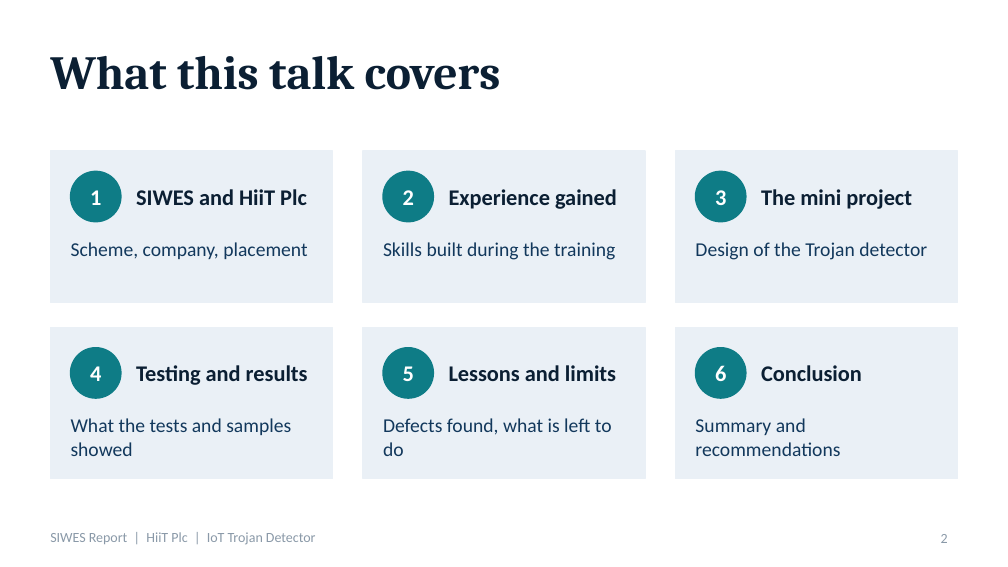
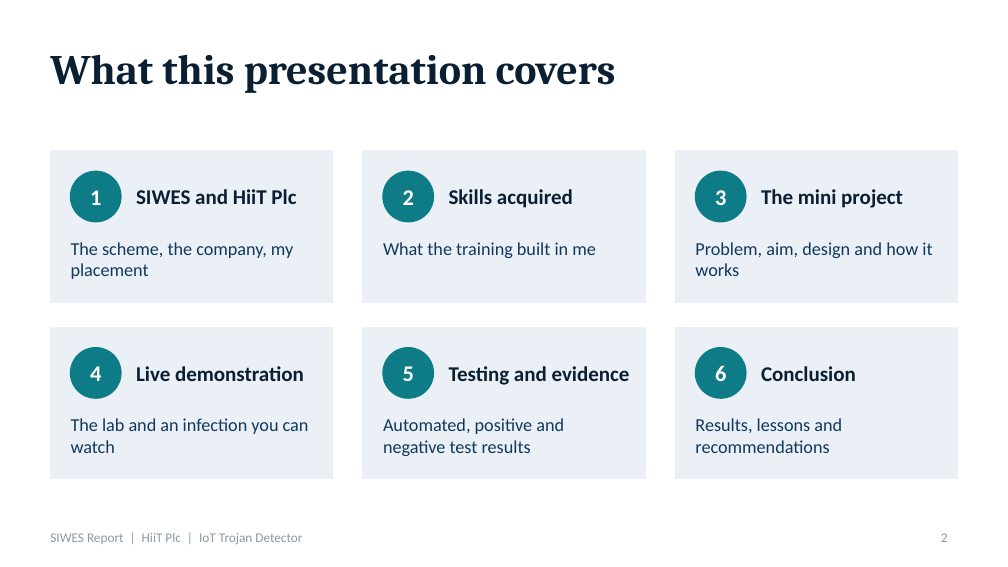
Before and after one commit to emmanuelekopimo/build-with-ai, a slide deck: slide 2 of docs/SIWES-Presentation-HiiT-Plc-IoT-Trojan-Detector.pptx. Drawn at 1008x567 pixels with LibreOffice and Linux fonts; fonts in the diff are those of the drawing. Boxes give left, top, right and bottom in pixels: in the first picture for what was removed or moved away, otherwise in the second. Text is boxed around its words. In the diff, an @@ line names an element or a change of style, - is before the commit and + after.

```diff
--- a/docs/SIWES-Presentation-HiiT-Plc-IoT-Trojan-Detector.pptx
+++ b/docs/SIWES-Presentation-HiiT-Plc-IoT-Trojan-Detector.pptx
@@ title at [50, 55, 616, 93]: text changed; size 34 to 30 pt @@
-What this talk covers
+What this presentation covers
@@ text at [449, 189, 573, 208]: text changed; size 16 to 15 pt @@
-Experience gained
+Skills acquired
@@ text at [71, 242, 293, 279]: text changed; size 14 to 13 pt @@
-Scheme, company, placement
+The scheme, the company, my placement
@@ text at [383, 242, 596, 258]: text changed; size 14 to 13 pt @@
-Skills built during the training
+What the training built in me
@@ text at [695, 242, 932, 276]: text changed; size 14 to 13 pt @@
-Design of the Trojan detector
+Problem, aim, design and how it works
@@ size 16 to 15 pt in 3 elements at [136, 189, 296, 204], [761, 189, 903, 208], [761, 366, 856, 381] @@
@@ text at [136, 366, 304, 381]: text changed; size 16 to 15 pt @@
-Testing and results
+Live demonstration
@@ text at [449, 366, 630, 385]: text changed; size 16 to 15 pt @@
-Lessons and limits
+Testing and evidence
@@ text at [71, 418, 309, 453]: text changed; size 14 to 13 pt @@
-What the tests and samples showed
+The lab and an infection you can watch
@@ text at [383, 418, 564, 456]: text changed; size 14 to 13 pt @@
-Defects found, what is left to do
+Automated, positive and negative test results
@@ text at [695, 418, 842, 453]: text changed; size 14 to 13 pt @@
-Summary and recommendations
+Results, lessons and recommendations
@@ text "SIWES Report | HiiT Plc ..." at [50, 533, 302, 544]: size 10 to 9.5 pt @@
```
Also in this commit, not shown: 15 other slides changed, 8 slides added, 3 slides removed, 1 other file.
